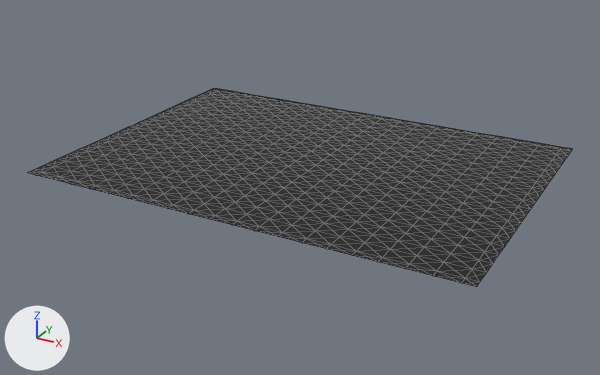
The glTF model display.glb: old version first, new version second.
Rendered twice from a camera (50 mm lens) standing at (0.228, -0.428, 0.194) and looking at (-0.002, -0.009, -0.015). The lights are fixed; the arrows at lower left show +X, +Y and +Z. Mesh edges are drawn as thin lines. Vertices at the same position are counted once.
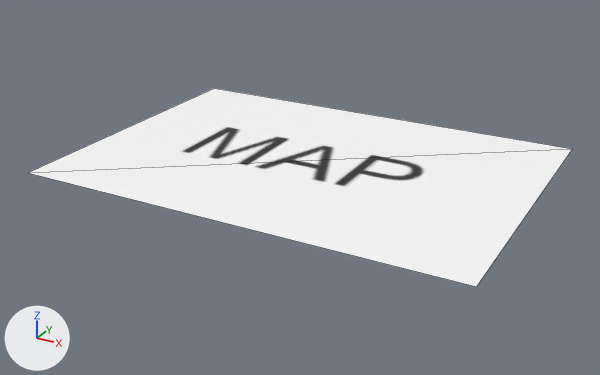
Scene script edits in JSON lines:
```json
{"op": "add", "block": "img_map_text", "code": ["img_map_text = load_image('map-text', '_unpacked/map-text', 143, 102, 'sRGB')"]}
{"op": "add", "block": "mat_material_002", "code": ["mat_material_002 = principled_material('Material.002')", "mat_material_002.texture = img_map_text"]}
{"block": "me_plane", "where": "# used by ob_plane; location = (0.0, 0.0, 0.0); rotation_euler = (0.0, 0.0, 1.571), in degrees (0, 0, 90); scale = (0.1, 0.14, 1.0)"}
{"op": "remove", "block": "me_plane", "code": "me_plane.from_pydata(...)  # 968 vertices, 1932 faces; spans x -1.0..1.0, y -1.0..1.0, z 0.0"}
{"op": "remove", "block": "me_plane", "code": "me_plane.materials.append(mat_material_001)  # picture img_untitled"}
{"op": "add", "block": "me_plane", "code": "me_plane.from_pydata(...)  # 4 vertices, 2 faces; spans x -1.0..1.0, y -1.0..1.0, z 0.0"}
{"block": "me_plane", "change": "me_plane part 1: 964 vertices removed from x -1.0..1.0, y -1.0..1.0, z 0.0"}
{"op": "add", "block": "me_plane", "code": "me_plane.materials.append(mat_material_002)  # picture img_map_text"}
{"op": "set", "path": "ob_plane.rotation_euler", "old": "(0.0, 0.0, 1.571)", "new": "(0.0, 0.0, 0.0)", "note": "degrees (0, 0, 90) -> degrees (0, 0, 0)"}
{"op": "set", "path": "ob_plane.scale", "old": "(0.1, 0.14, 1.0)", "new": "(0.14, 0.1, 1.0)"}
```

Location of each change, (x1, y1, x2, y2) in pixels of the pictures (600 x 375 px):
```json
{"object": "Plane", "change": "reshaped, rescaled, turned", "before": [28, 88, 572, 287], "after": [28, 88, 572, 287]}
{"part": 1, "of": "me_plane", "change": "deleted", "before": [28, 88, 572, 287]}
```
